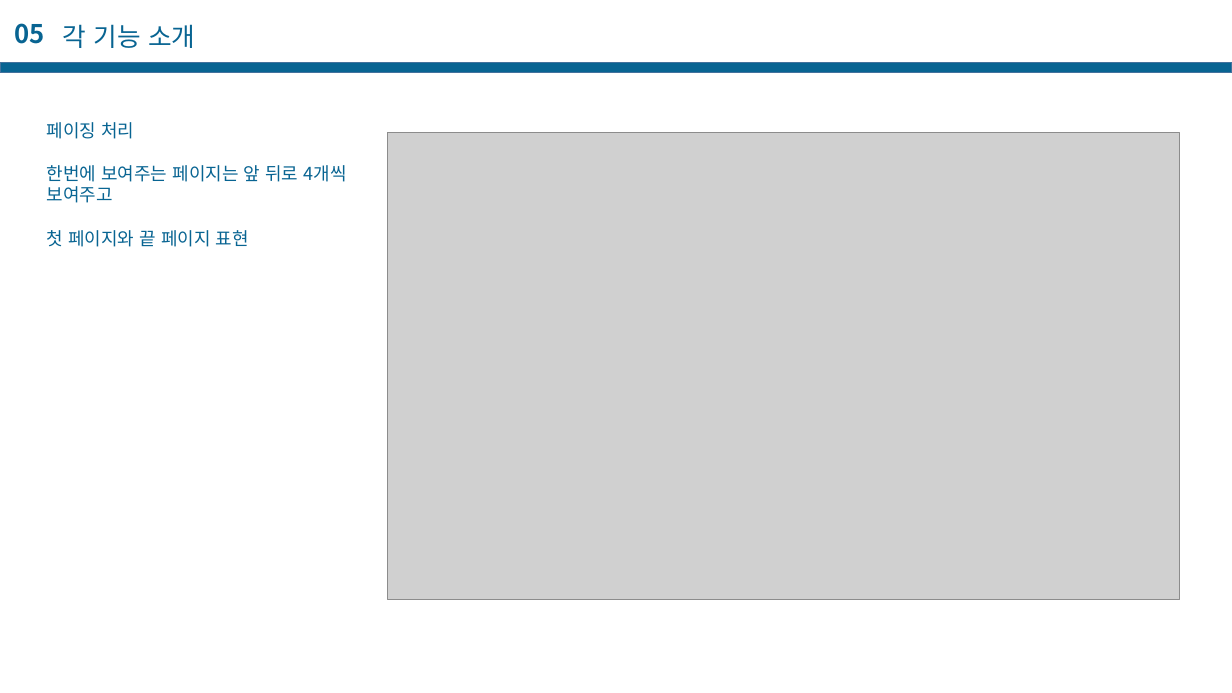
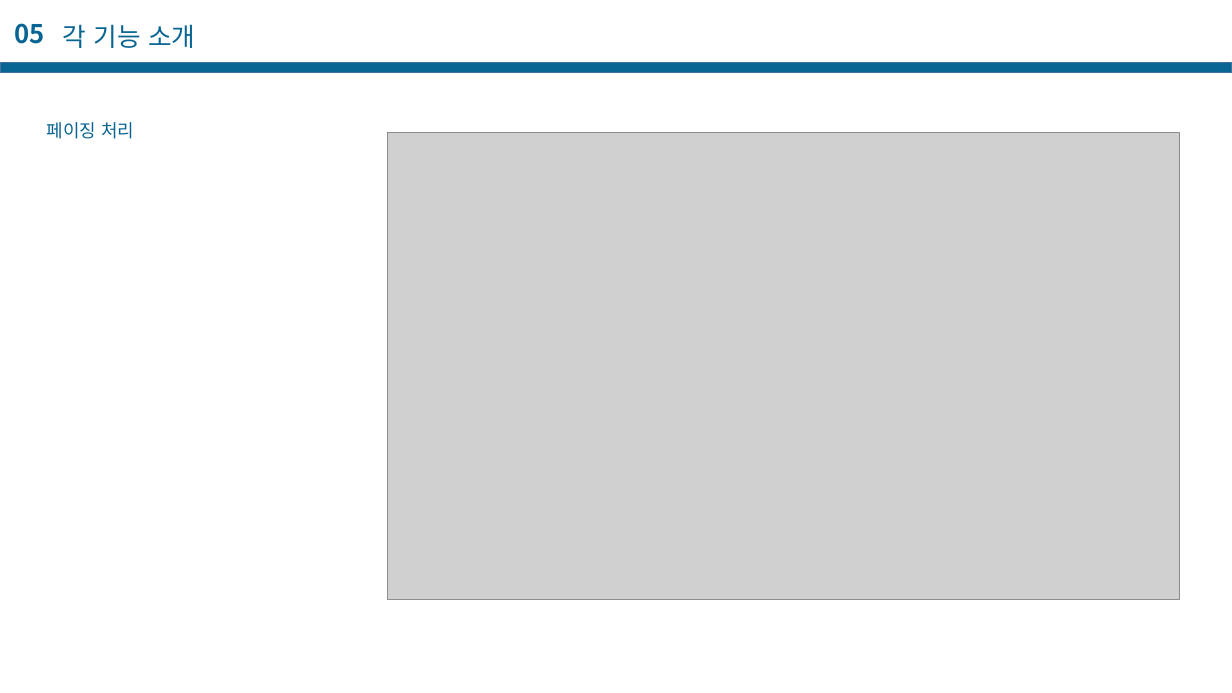
Before and after one commit to casatoo/EducationManager, a slide deck: slide 52 of 프로젝트 기술서.pptx. Drawn at 1232x693 pixels with LibreOffice and Linux fonts; fonts in the diff are those of the drawing; grey boxes stand for pictures. Boxes give left, top, right and bottom in pixels: in the first picture for what was removed or moved away, otherwise in the second. Text is boxed around its words. In the diff, an @@ line names an element or a change of style, - is before the commit and + after.

Commit message:
교육과정 상세보기 페이지

```diff
--- a/프로젝트 기술서.pptx
+++ b/프로젝트 기술서.pptx
@@ text at (x1=47, y1=165, x2=347, y2=247): paragraphs removed @@
-한번에 보여주는 페이지는 앞 뒤로 4개씩 보여주고
-첫 페이지와 끝 페이지 표현
```
Also in this commit, not shown: 2 other slides changed, 6 other files.
